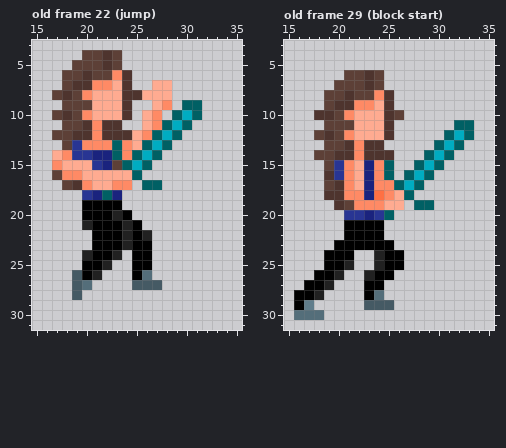
File history of a pixel-art file, assets/characters/lilah.aseprite. The picture above was drawn from the file before the commit.
50x34 pixels, 37 frames. Colours within 5 levels of each other are drawn and written as one. Shown: old frame 22 (jump): x 15..35, y 3..31; old frame 29 (block start): x 15..35, y 3..31. The commit also changed other frames, which this record leaves out.
New version:
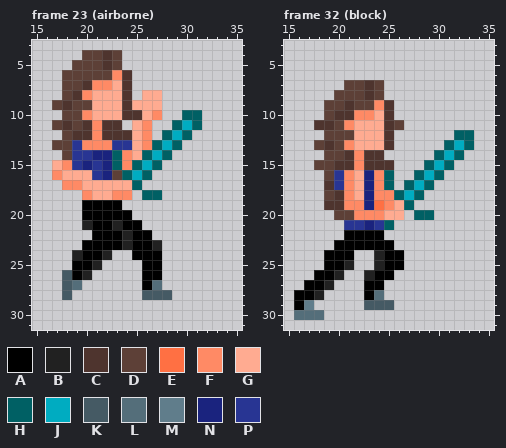
Palette (. is transparent): A #000000  B #212121  C #4e342e  D #5d4037  E #ff7043  F #ff8a65  G #ffab91  H #006064  J #00acc1  K #455a64  L #546e7a  M #607d8b  N #1a237e  P #283593
A new or re-ordered frame is compared with the old frame closest to it.
Edits made:
frames 37 -> 39
Changed rows in their new state; - is an unchanged pixel.
Frame 23 (airborne) is new; against old frame 22 (jump), layer "Layer 1":
first column x 17:
 6 ---D-----------
 7 --D-------..---
 8 .DC-----.--.---
 9 DC------GG-.-..
10 .D------C---.H-
11 DC------GF..HJH
12 .---------.HJH-
13 D-----PP-FHJH--
14 .D------GHJH---
15 GFPN--HFHJH----
16 FGG-PNDHJH-----
17 -FFG--GGH..----
18 ---FGGFF-HH----
20 ------A--------
21 ------BA-------
22 ---------A-----
23 ---A------B----
24 --BA-B.---A----
25 --A-B.--.-A----
26 -KAB.---.AA----
27 -KL.----.AL----
28 -K.------KKK---
Frame 32 (block) is new; against old frame 29 (block start), layer "Layer 1":
first column x 18:
 6 ---....---------
 7 --.-------------
 8 -.-D-CD.--------
 9 --D-DDF---------
10 .DCCFF--.-------
11 CC-F----D-----..
12 .D-D---------.H-
13 DC-FGGGC----.HJH
14 .-D----.---.HJH-
15 D-CCFCCC--.HJH--
16 -D-------.HJH---
17 -CP----H.HJH----
18 -D--G-F-HJH-----
19 -C-F-NEF-H..----
20 --DDFFFGG-HH----
21 ---PPNPH--------
Where, in picture pixels (left, top, right, bottom), the same in both pictures:
changed: (52, 70, 202, 300)
changed: (314, 70, 474, 230)
